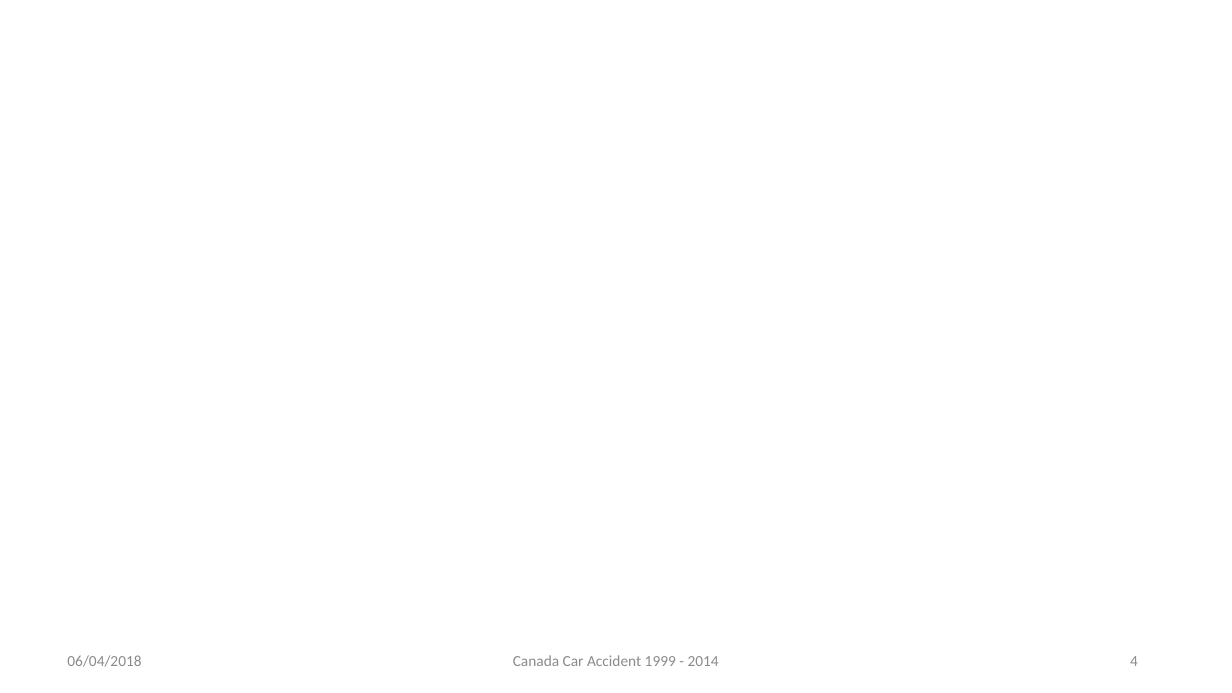
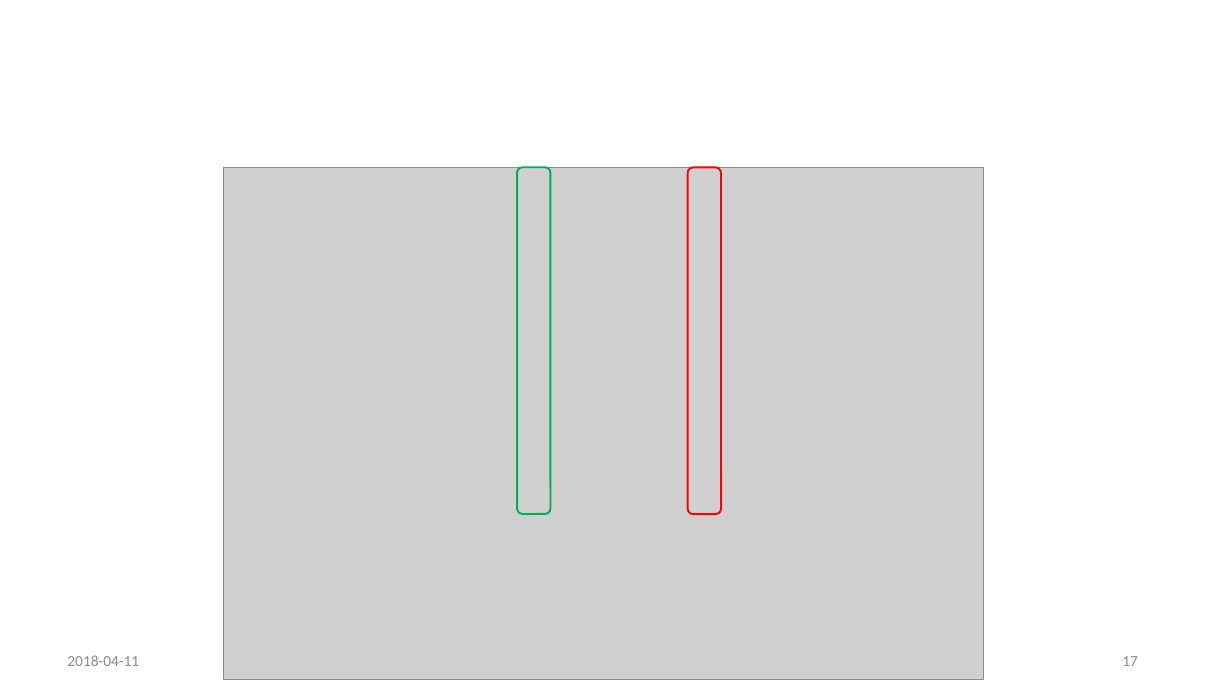
Before and after one commit to rynho/3250-G3, a slide deck: slide 17 of Deliverable/Presentation.pptx (slide 4 before the commit). Drawn at 1232x693 pixels with LibreOffice and Linux fonts; fonts in the diff are those of the drawing; grey boxes stand for pictures; background and template pictures are left out. Boxes give left, top, right and bottom in pixels: in the first picture for what was removed or moved away, otherwise in the second. Text is boxed around its words. In the diff, an @@ line names an element or a change of style, - is before the commit and + after.

```diff
--- a/Deliverable/Presentation.pptx
+++ b/Deliverable/Presentation.pptx
@@ picture added at (224,167,983,679) @@
@@ rounded rectangle added at (518,167,551,514), outline #00B050 1.5 pt @@
@@ rounded rectangle added at (688,167,721,514), outline #FF0000 1.5 pt @@
@@ text at (67,655,139,666): text changed @@
-06/04/2018
+2018-04-11
@@ page number at (1122,656,1138,666): text changed @@
-4
+17
```
Also in this commit, not shown: 17 other slides changed, 2 slides added, 2 slides removed.
